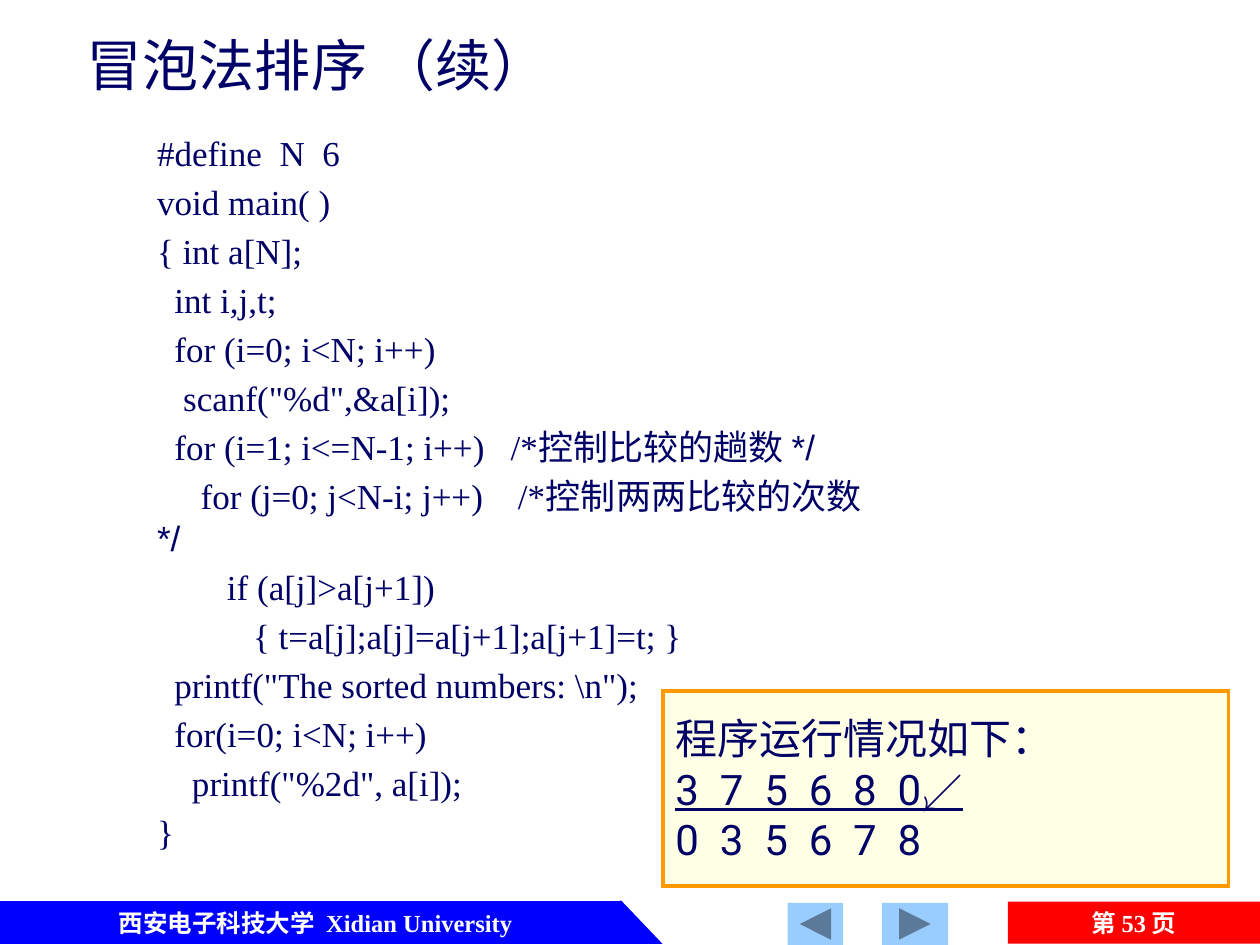
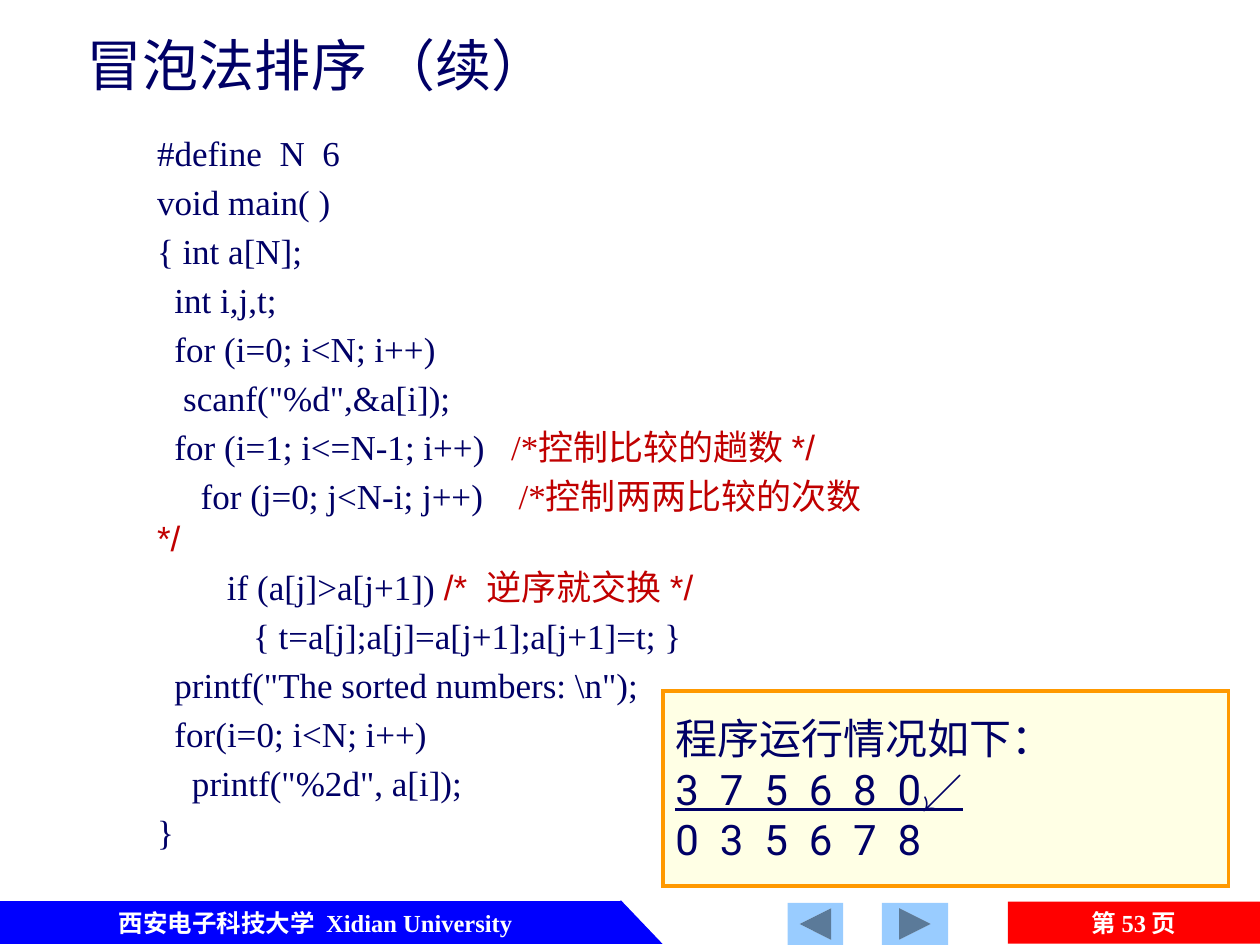
Before and after one commit to jtrfid/C-Repositories, a slide deck: slide 53 of 2016/C语言/课件/第6章 数组.pptx. Drawn at 1260x945 pixels with LibreOffice and Linux fonts; fonts in the diff are those of the drawing. Boxes give left, top, right and bottom in pixels: in the first picture for what was removed or moved away, otherwise in the second. Text is boxed around its words. In the diff, an @@ line names an element or a change of style, - is before the commit and + after.

```diff
--- a/2016/C语言/课件/第6章 数组.pptx
+++ b/2016/C语言/课件/第6章 数组.pptx
@@ text at [174, 432, 862, 516]: text colour #000066 to #C00000 in "/*控制比较的趟数 */", "/*控制两两比较的次数 */" @@
@@ text at [227, 570, 662, 607]: text changed @@
-if (a[j]>a[j+1])
+if (a[j]>a[j+1]) /* 逆序就交换 */
```
Also in this commit, not shown: 8 other slides changed.
